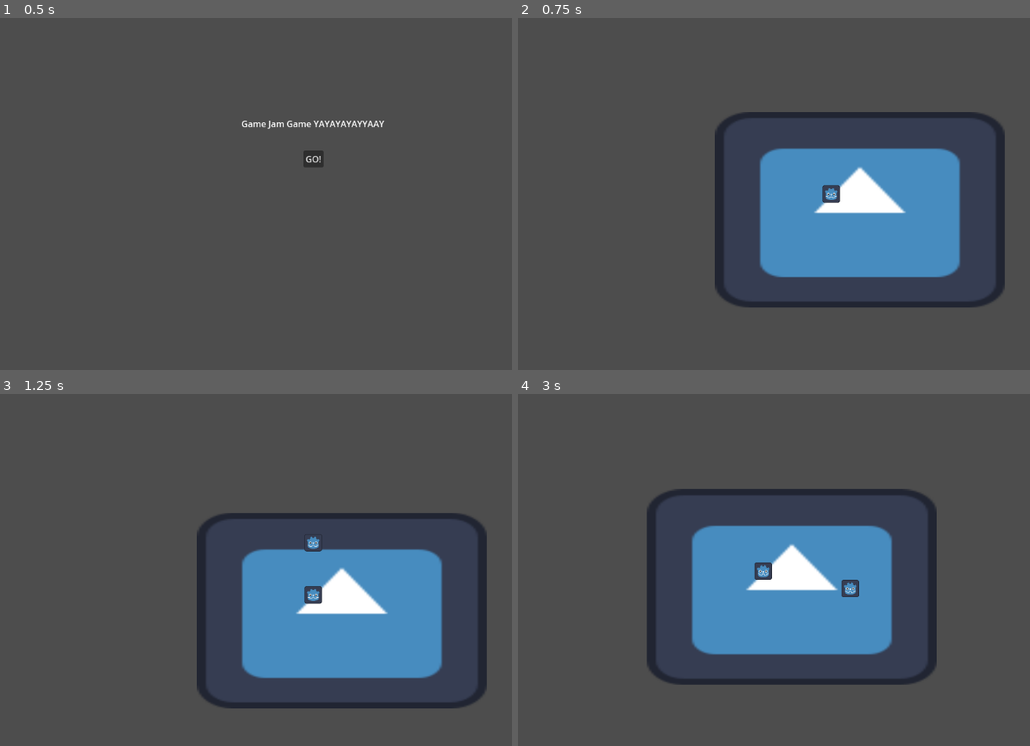
Above: before the commit, frames 1-4 (two rows, left to right).
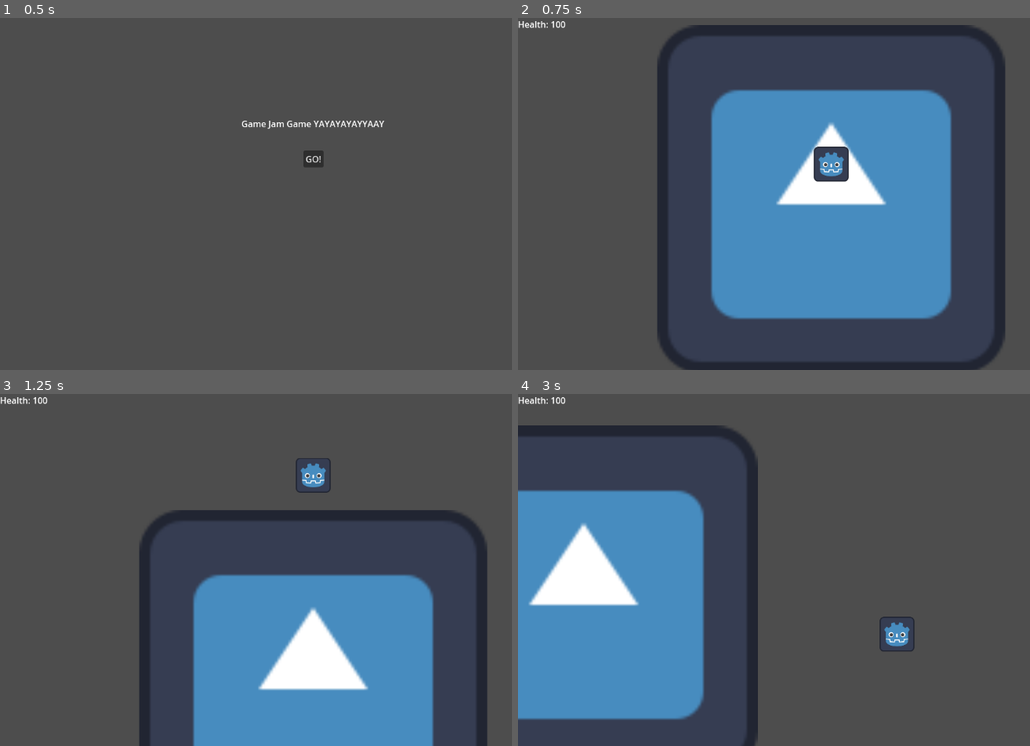
Above: after the commit, the same moments.

Repository: FrankT1/daydream-hack-club-2025-game-jam
Game: Godot game, scene res://Scenes/Main Menu.tscn
Two runs of this game, one before a commit and one after it. Both use one fixed random seed, a clock stepped at 60 frames per second and the inputs below. The engine's default icon, where the game draws it, is replaced by a stand-in: a white triangle on a blue panel in a dark square.
Inputs:
- Up to frame 1 (0.5 s): no input
- Up to frame 2 (0.75 s): click "GO!" at 0.5 s
- Up to frame 3 (1.25 s): no input
- Up to frame 4 (3 s): hold D (Right) 1.28-2.03 s; hold Z (TEST, bound only after the commit) 1.28-2.03 s; hold S (Down) 2.03-2.78 s; tap Z (TEST, bound only after the commit) at 2.1 s; hold D (Right) from 2.78 s (still down); hold Z (TEST, bound only after the commit) from 2.78 s (still down)

Frame 1 is identical in both runs. In frame 2, 27% of the frame differs, in the area x 0-96%, y 0-100%; in frame 3, 22%; in frame 4, 42%, in the area x 0-82%, y 0-100%.

Commit message:
Add Grid

Diff:
--- a/Scenes/Game.tscn
+++ b/Scenes/Game.tscn
@@ -1,8 +1,11 @@
-[gd_scene load_steps=4 format=3 uid="uid://cmfoog8qtf2gb"]
+[gd_scene load_steps=5 format=3 uid="uid://cmfoog8qtf2gb"]
 
 [ext_resource type="Script" uid="uid://cxwjxl53f0j5y" path="res://Scripts/gameScript.gd" id="1_iukft"]
 [ext_resource type="Texture2D" uid="uid://ba8j4wg55k7sr" path="res://Assets/Player/segment.svg" id="2_gl6un"]
 [ext_resource type="Texture2D" uid="uid://b0wcvlvq6vwl4" path="res://Assets/icon.svg" id="3_j5yw3"]
+
+[sub_resource type="RectangleShape2D" id="RectangleShape2D_j5yw3"]
+size = Vector2(128, 128)
 
 [node name="Node" type="Node" node_paths=PackedStringArray("player")]
 script = ExtResource("1_iukft")
@@ -21,28 +24,37 @@
 
 [node name="Node2D" type="Node2D" parent="game/Player"]
 
+[node name="StaticBody2D" type="StaticBody2D" parent="game/Player"]
+
+[node name="CollisionShape2D" type="CollisionShape2D" parent="game/Player/StaticBody2D"]
+shape = SubResource("RectangleShape2D_j5yw3")
+
 [node name="BG" type="Sprite2D" parent="game"]
 z_index = -100
-position = Vector2(210.99994, 116.49997)
-scale = Vector2(16.671873, 11.2578125)
+scale = Vector2(10, 10)
 texture = ExtResource("3_j5yw3")
 
-[node name="Segment" type="Node2D" parent="game"]
-
-[node name="Sprite2D" type="Sprite2D" parent="game/Segment"]
-texture = ExtResource("2_gl6un")
-
-[node name="Control" type="Control" parent="."]
-layout_mode = 3
-anchors_preset = 0
-offset_right = 40.0
-offset_bottom = 40.0
-
 [node name="Camera2D" type="Camera2D" parent="."]
-zoom = Vector2(0.25, 0.25)
+zoom = Vector2(0.5, 0.5)
 position_smoothing_enabled = true
 position_smoothing_speed = 3.0
 
 [node name="Tick" type="Timer" parent="."]
-wait_time = 0.2
+wait_time = 0.1
 autostart = true
+
+[node name="CanvasLayer" type="CanvasLayer" parent="."]
+
+[node name="Control" type="Control" parent="CanvasLayer"]
+layout_mode = 3
+anchors_preset = 15
+anchor_right = 1.0
+anchor_bottom = 1.0
+grow_horizontal = 2
+grow_vertical = 2
+
+[node name="Label" type="Label" parent="CanvasLayer/Control"]
+layout_mode = 0
+offset_right = 40.0
+offset_bottom = 23.0
+text = "Health"
--- a/Scripts/gameScript.gd
+++ b/Scripts/gameScript.gd
@@ -3,11 +3,18 @@
 @export var snakeDir = 0 # 0 up 1 right, etc.
 @export var snakeLen = 1
 @export var gridSize = 128
+@export var health = 100
+
 
 @export var player: Node2D
 
+
+
 func move(dir : Vector2):
 	player.position += (dir * gridSize)
+
+
+
 
 func gameTick():
 	if snakeDir == 0:
@@ -22,7 +29,7 @@
 
 # Called every frame. 'delta' is the elapsed time since the previous frame.
 func _process(delta: float) -> void:
-	pass
+	$CanvasLayer/Control/Label.text = "Health: " + str(health)
 
 func _input(event: InputEvent) -> void:
 	if event.is_action_pressed("Up"):
@@ -33,6 +40,8 @@
 		snakeDir = 2
 	elif event.is_action_pressed("Left"):
 		snakeDir = 3
+	if event.is_action_pressed("TEST"):
+		pass
 	print(snakeDir)
 
 
--- a/project.godot
+++ b/project.godot
@@ -54,6 +54,11 @@
 , Object(InputEventKey,"resource_local_to_scene":false,"resource_name":"","device":-1,"window_id":0,"alt_pressed":false …(186 unchanged characters)…
 ]
 }
+TEST={
+"deadzone": 0.2,
+"events": [Object(InputEventKey,"resource_local_to_scene":false,"resource_name":"","device":-1,"window_id":0,"alt_pressed":false,"shift_pressed":false,"ctrl_pressed":false,"meta_pressed":false,"pressed":false,"keycode":0,"physical_keycode":90,"key_label":0,"unicode":122,"location":0,"echo":false,"script":null)
+]
+}
 
 [rendering]
 
